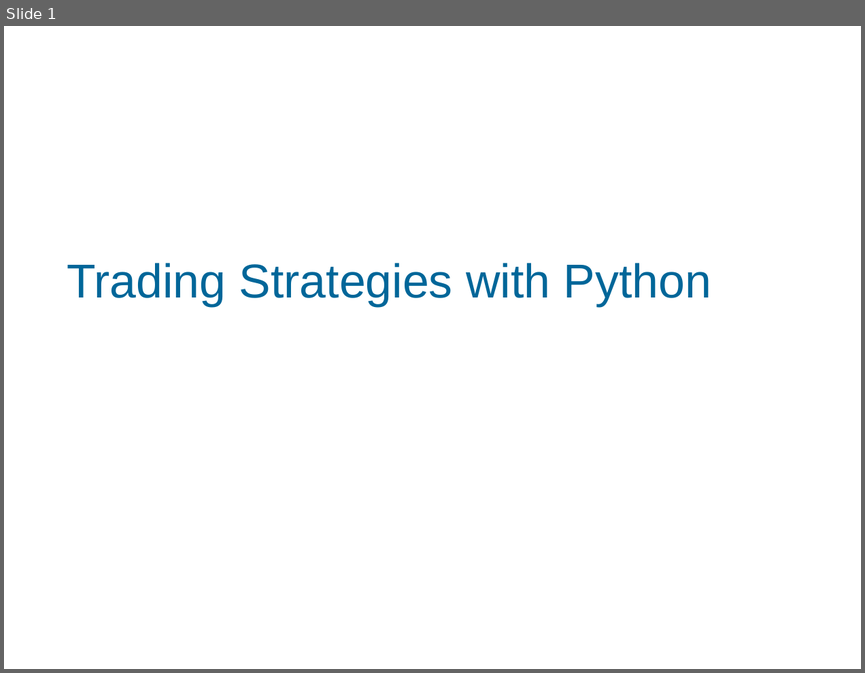
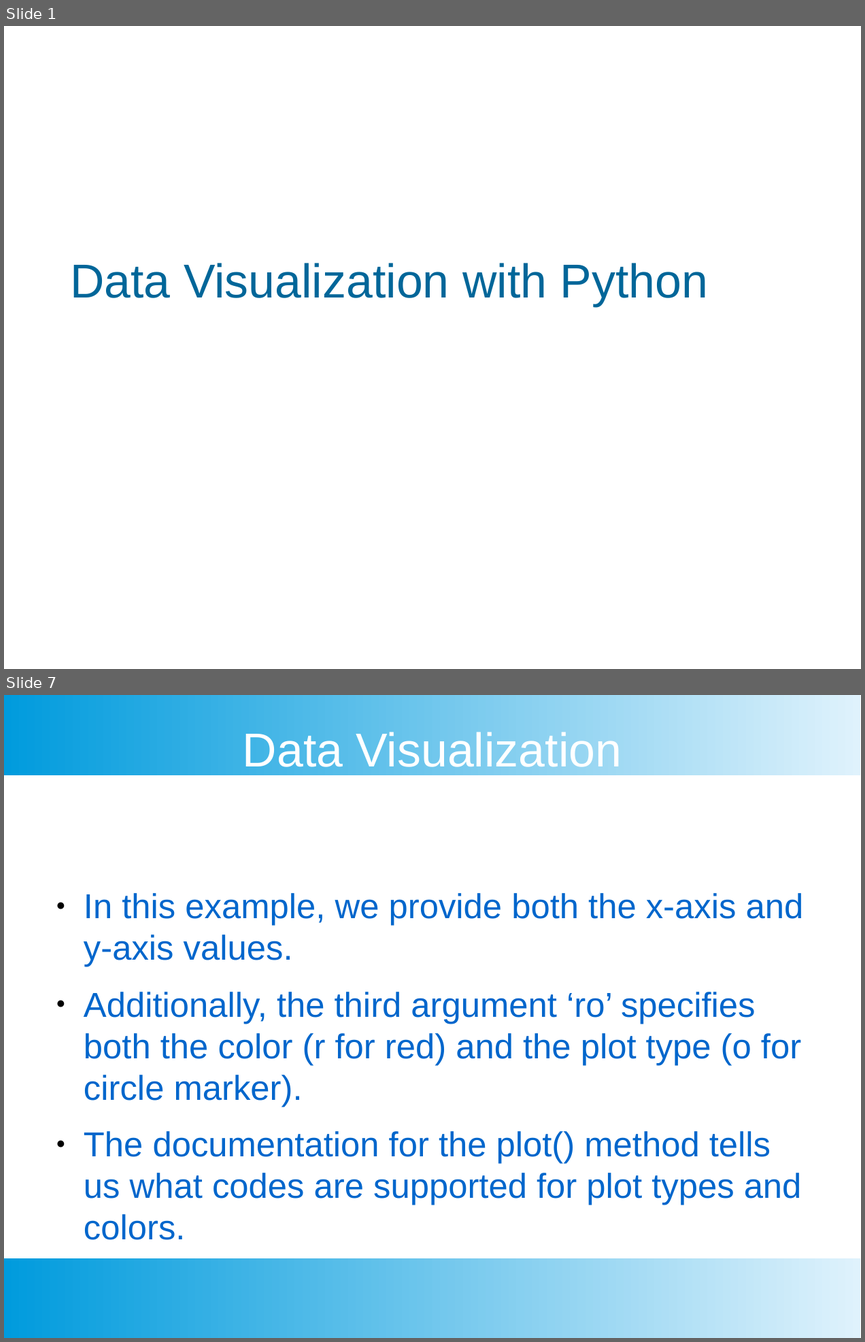
Before and after one commit to chankeypathak/CitiDataScience, a slide deck: marketanalyst/docs/Module 4.pptx. Shown one above the other, each under a label of ours: slide 1 before the commit, slides 1 and 7 after it; the slides between them are not shown. The pictures are 865x673 and 865x1342 pixels, drawn with LibreOffice and Linux fonts; fonts in the diff are those of the drawing; background and template pictures are left out. Boxes give left, top, right and bottom in pixels: in the first picture for what was removed or moved away, otherwise in the second. Text is boxed around its words. In the diff, an @@ line names an element or a change of style, - is before the commit and + after.

```diff
--- a/marketanalyst/docs/Module 4.pptx
+++ b/marketanalyst/docs/Module 4.pptx
@@ slide 7 added at [4, 695, 861, 1338], background #FFFFFF @@
@@ rectangle added at [4, 695, 861, 775], fill gradient #DFF2FC to #009BDD @@
@@ text added at [243, 728, 622, 775], 44 pt, text #FFFFFF @@
+Data Visualization
@@ text added at [84, 893, 804, 1205], 32 pt, text #0066CC @@
+● In this example, we provide both the x-axis and y-axis values.
+● Additionally, the third argument ‘ro’ specifies both the color (r for red) and the plot type (o for circle marker).
+● The documentation for the plot() method tells us what codes are supported for plot types and colors.
@@ rectangle added at [4, 1258, 861, 1338], fill gradient #DFF2FC to #009BDD @@
@@ slide 1 changed as well @@
@@ text at [70, 263, 708, 306]: text changed @@
-Trading Strategies with Python
+Data Visualization with Python
```
Also in this commit, not shown: 6 other slides changed, 18 other slides added, 17 slides removed, 31 other files.
